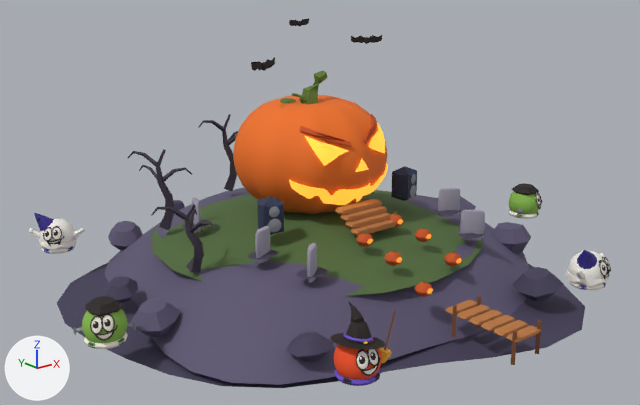
The glTF model art/islas/3d/halloween.glb: old version first, new version second.
Before and after are seen from a camera (50 mm lens) standing at (-17.33, -21.83, 10.46) and looking at (-0.32, -0.56, 1.95). Every picture has the same lights, and +X, +Y and +Z are marked at lower left. The older version comes first. Where no turn or scale is listed for an object, it has been applied to the vertices. Vertices at exactly the same position are counted once.

In view in the first picture: 'halloween_isla'.
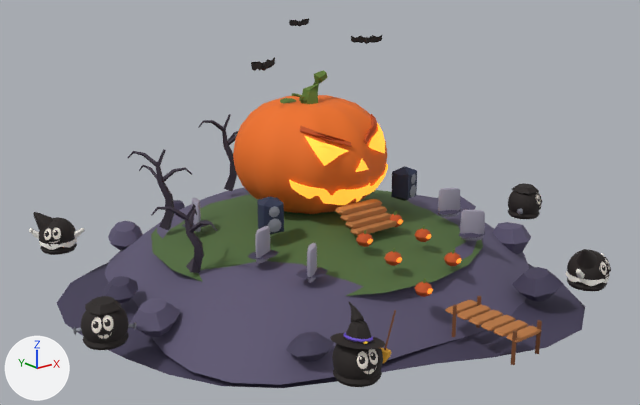
What changed in the scene script:
```text
Add mat_ink_gltf_contorno:
    mat_ink_gltf_contorno = principled_material('ink_gltf_contorno')
    mat_ink_gltf_contorno.base_color = (0.0168, 0.0116, 0.0103)  # black #231c1a
    mat_ink_gltf_contorno.roughness = 0.8
Change me_halloween_isla:
    used by ob_halloween_isla; location = (0.0, 0.0, 0.0)
    remove me_halloween_isla.from_pydata(...)  # 15399 vertices, 29810 faces; spans x -9.2..9.2, y -8.9..8.4, z -0.8..7.5
    add me_halloween_isla.from_pydata(...)  # 18003 vertices, 34986 faces; spans x -9.2..9.2, y -8.9..8.4, z -0.8..7.5
    me_halloween_isla part 1: a new loose piece, a UV sphere (24 segments, 12 rings, poles along z) spanning x -5.2..-4.0, y -8.0..-6.7, z -0.1..1.1, in mat_ink_gltf_contorno (black #231c1a)
    me_halloween_isla part 2: the loose piece of 144 vertices spanning x 4.0..5.2, y -7.9..-6.8, z 0.1..0.2 is copied, and the copy is moved by (-9.2, 0.0, 0.0), in mat_ink_gltf_contorno (black #231c1a); it spans x -5.2..-4.0, y -8.0..-6.8, z 0.0..0.3
    me_halloween_isla part 3: 61 vertices moved within x 4.0..5.2, y -8.0..-6.8, z 0.0..1.3; 482 vertices added at x 3.9..5.2, y -8.0..-6.7, z -0.1..1.4
    me_halloween_isla part 4: 58 vertices moved within x -7.2..-6.1, y 5.0..6.2, z 0.0..1.2; 482 vertices added at x -7.3..-6.0, y 5.0..6.2, z -0.1..1.4
    me_halloween_isla part 5: 9 vertices moved within x -8.6..-8.0, y -2.2..-1.5, z 0.0..0.2; 410 vertices added at x -9.1..-7.9, y -2.4..-1.2, z -0.1..1.1
    me_halloween_isla part 6: 8 vertices moved within x 8.1..8.9, y -2.2..-1.5, z 0.0..1.1; 410 vertices added at x 7.9..9.1, y -2.4..-1.2, z -0.1..1.1
    me_halloween_isla part 7: 160 faces spanning x -7.2..5.2, y -7.9..6.1, z 0.0..1.1 switch from mat_hw_ghost_gltf (white #f4f1ea) to mat_ink_gltf_contorno (black #231c1a)
    me_halloween_isla part 8: 23 faces spanning x -7.2..4.6, y -7.8..6.0, z 0.7..1.3 switch from mat_mascota_gorro_gltf (blue #34288a) to mat_ink_gltf_contorno (black #231c1a)
    me_halloween_isla part 9: 266 faces spanning x -9.1..9.1, y -2.4..-1.2, z 0.0..1.1 switch from mat_hw_frank_gltf (green #86b84a) to mat_ink_gltf_contorno (black #231c1a)
    other edits to the shape of me_halloween_isla do not show in these pictures
```

What differs and where, as boxes [x1, y1, x2, y2] in the pictures (640 x 405 px):
part 1 of me_halloween_isla, added (black)
    after: [332, 338, 383, 380]
part 2 of me_halloween_isla, added
    after: [333, 369, 382, 387]
part 3 of me_halloween_isla, built on
    before: [566, 250, 609, 290]
    after: [567, 249, 609, 291]
part 4 of me_halloween_isla, built on
    before: [32, 217, 74, 253]
    after: [32, 212, 77, 255]
part 5 of me_halloween_isla, built on
    after: [81, 307, 129, 350]
part 6 of me_halloween_isla, built on
    after: [508, 191, 541, 219]
part 7 of me_halloween_isla, recoloured
    both: [40, 218, 596, 280]
part 8 of me_halloween_isla, recoloured
    before: [37, 216, 584, 259]
    after: [36, 215, 584, 260]
part 9 of me_halloween_isla, recoloured
    both: [84, 197, 537, 342]
